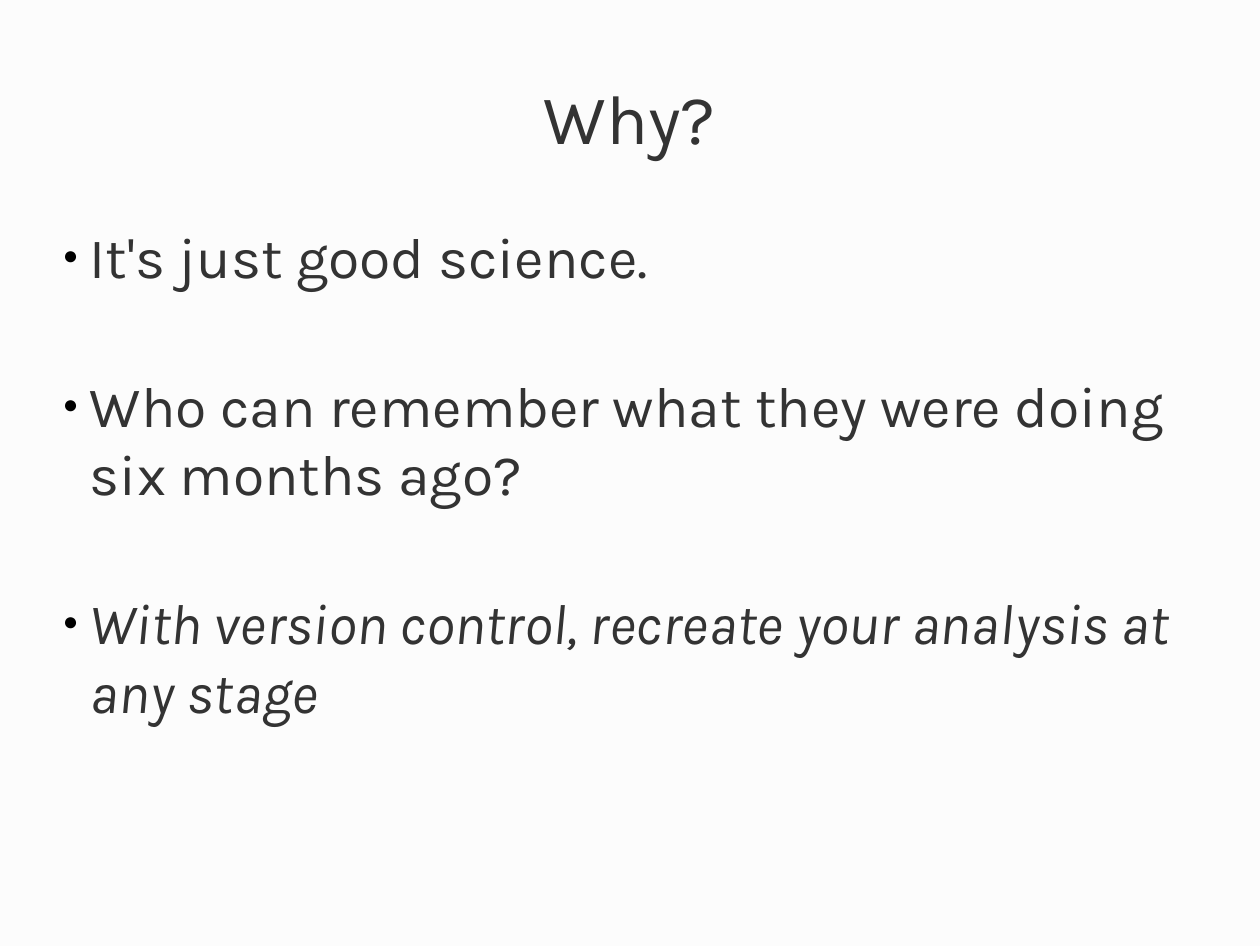
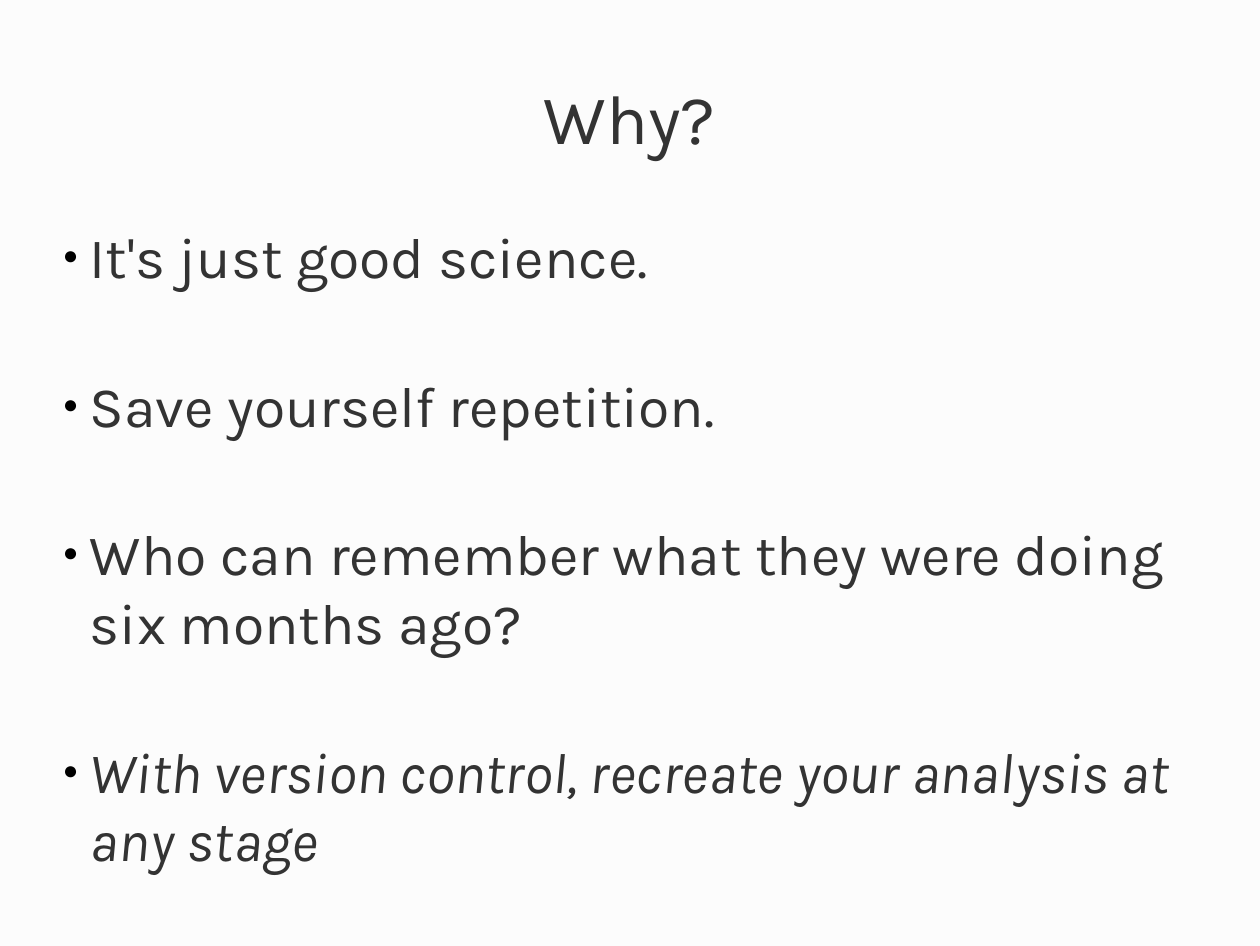
Before and after one commit to profjsb/python-bootcamp, a slide deck: slide 3 of Lectures/14_ScentificWorkflows/supernovae/slides.odp. Drawn at 1260x946 pixels with LibreOffice and Linux fonts; fonts in the diff are those of the drawing. Boxes give left, top, right and bottom in pixels: in the first picture for what was removed or moved away, otherwise in the second. Text is boxed around its words. In the diff, an @@ line names an element or a change of style, - is before the commit and + after.

```diff
--- a/Lectures/14_ScentificWorkflows/supernovae/slides.odp
+++ b/Lectures/14_ScentificWorkflows/supernovae/slides.odp
@@ subtitle at (90,387,715,441): paragraph added @@
+● Save yourself repetition.
```
Also in this commit, not shown: 1 other slide changed, 3 slides added, 7 other files.
